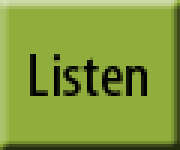
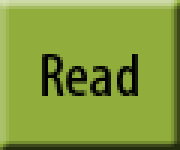
Comparing the layer stacks of the two 180px x 150px images. Changes:
added layer "Read" above "Watch" over [42, 54, 138, 96]
hid "Listen" over [30, 54, 147, 96]
